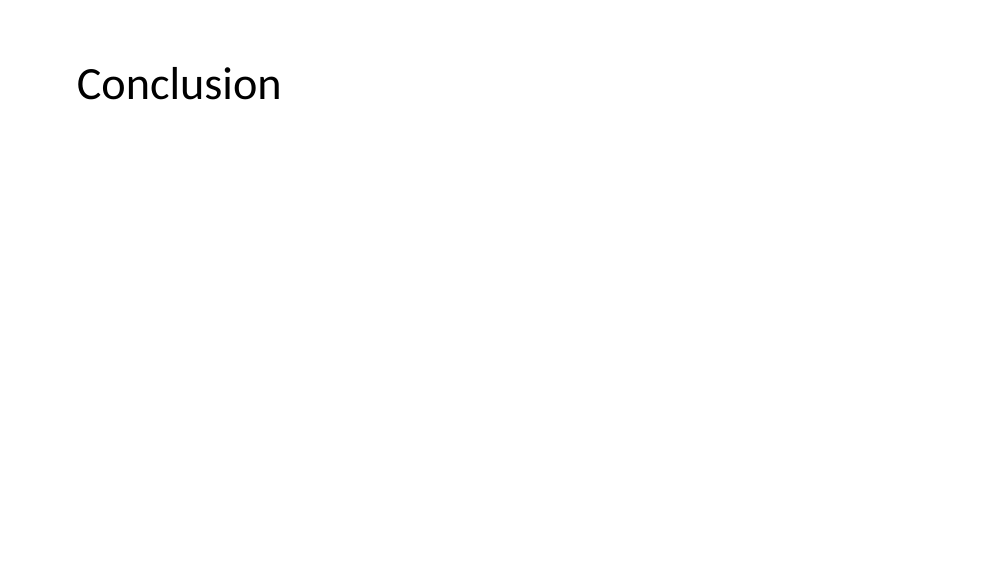
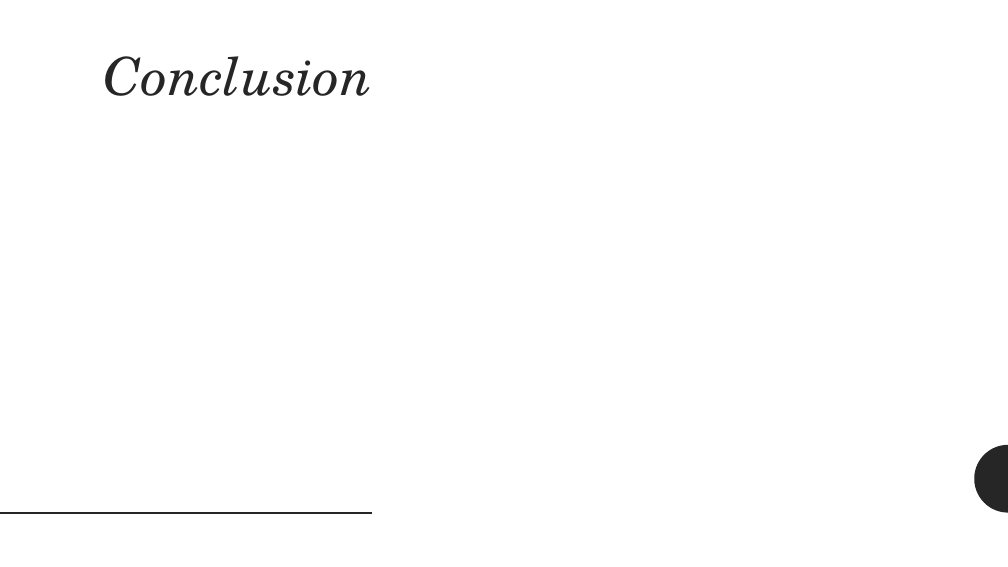
Before and after one commit to gankoji/ame557-proj2, a slide deck: slide 10 of Presentation_Slides/AME 557 Project 2 Outline.pptx (slide 8 before the commit). Drawn at 1008x567 pixels with LibreOffice and Linux fonts; fonts in the diff are those of the drawing; grey boxes stand for pictures. Boxes give left, top, right and bottom in pixels: in the first picture for what was removed or moved away, otherwise in the second. Text is boxed around its words. In the diff, an @@ line names an element or a change of style, - is before the commit and + after.

```diff
--- a/Presentation_Slides/AME 557 Project 2 Outline.pptx
+++ b/Presentation_Slides/AME 557 Project 2 Outline.pptx
@@ title "Conclusion": place and size @@
-title "Conclusion" at box(77, 67, 282, 100)
+title "Conclusion" at box(104, 56, 372, 96)
@@ title "Conclusion" at box(104, 56, 372, 96): size 44 to 50 pt, font Calibri to TeX Gyre Schola, text colour #000000 to #262626, italic on; alignment left to right; vertical alignment middle to top @@
@@ freeform shape added at box(975, 445, 1008, 513), fill #262626 @@
@@ line added from (0, 513) to (372, 513), #262626 2 pt @@
```
Also in this commit, not shown: 6 other slides changed, 3 slides added, 1 slide removed.
